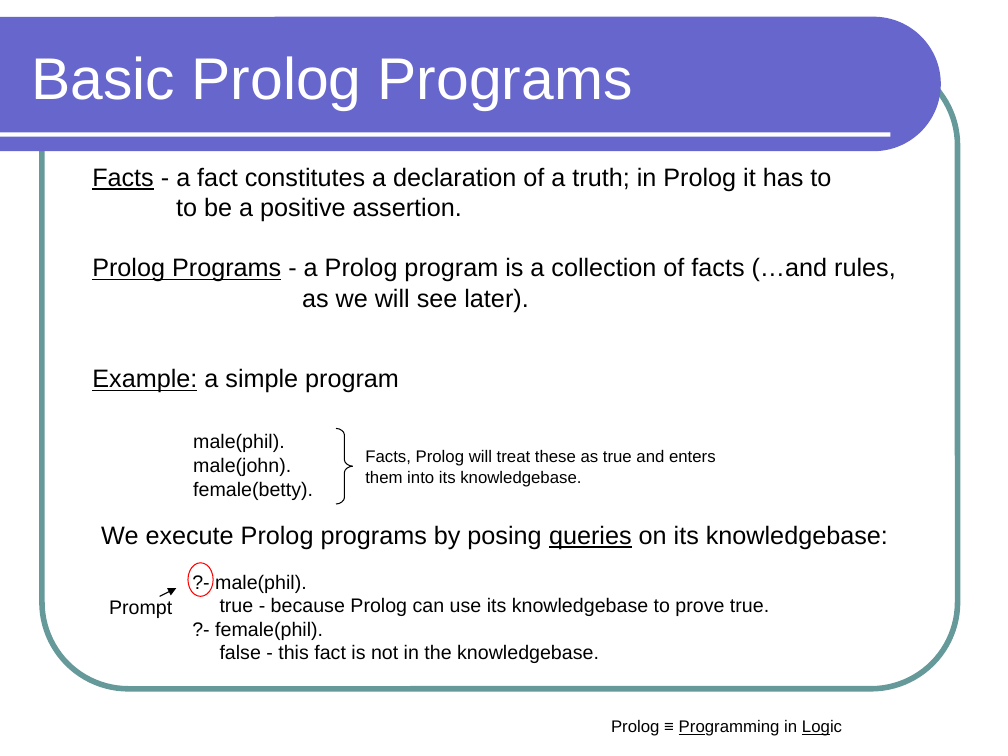
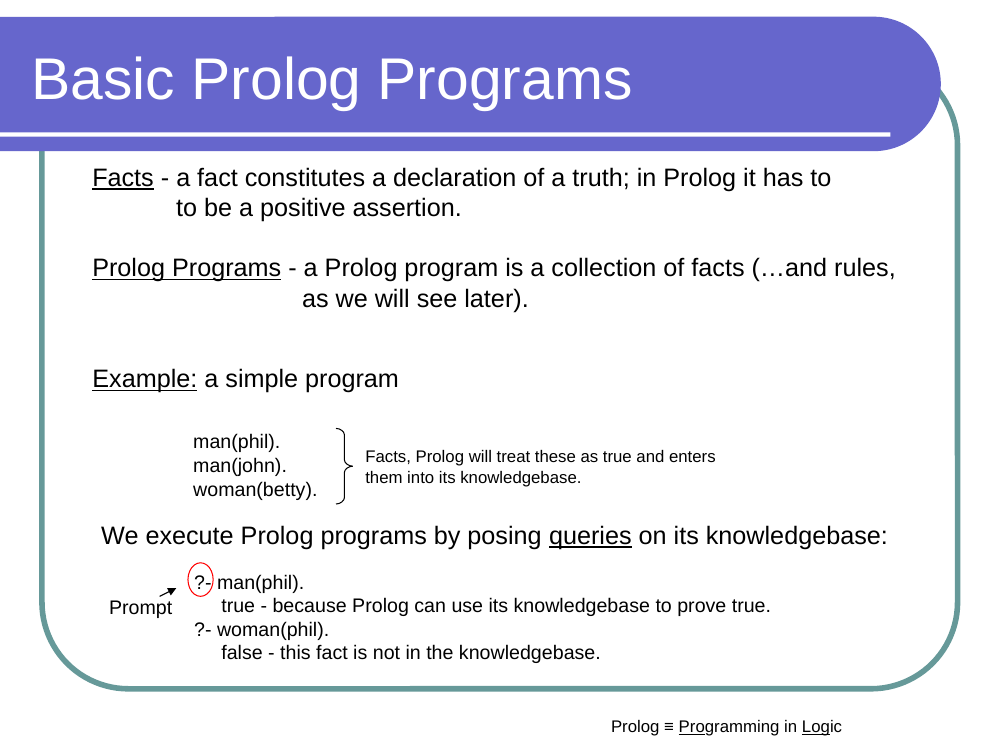
Before and after one commit to lutzhamel/CSC301, a slide deck: slide 11 of notes/csc301-ln020.ppt. Drawn at 1008x756 pixels with LibreOffice and Linux fonts; fonts in the diff are those of the drawing. Boxes give left, top, right and bottom in pixels: in the first picture for what was removed or moved away, otherwise in the second. Text is boxed around its words. In the diff, an @@ line names an element or a change of style, - is before the commit and + after.

```diff
--- a/notes/csc301-ln020.ppt
+++ b/notes/csc301-ln020.ppt
@@ text at box(193, 433, 317, 500): text changed @@
-male(phil).
-male(john).
-female(betty).
+man(phil).
+man(john).
+woman(betty).
@@ text at box(217, 574, 304, 593): text changed @@
-?- male(phil).
+?- man(phil).
@@ text at box(217, 621, 329, 640): text changed @@
-?- female(phil).
+?- woman(phil).
```
Also in this commit, not shown: 2 other slides changed, 1 slide added, 1 slide removed, 3 other files.
